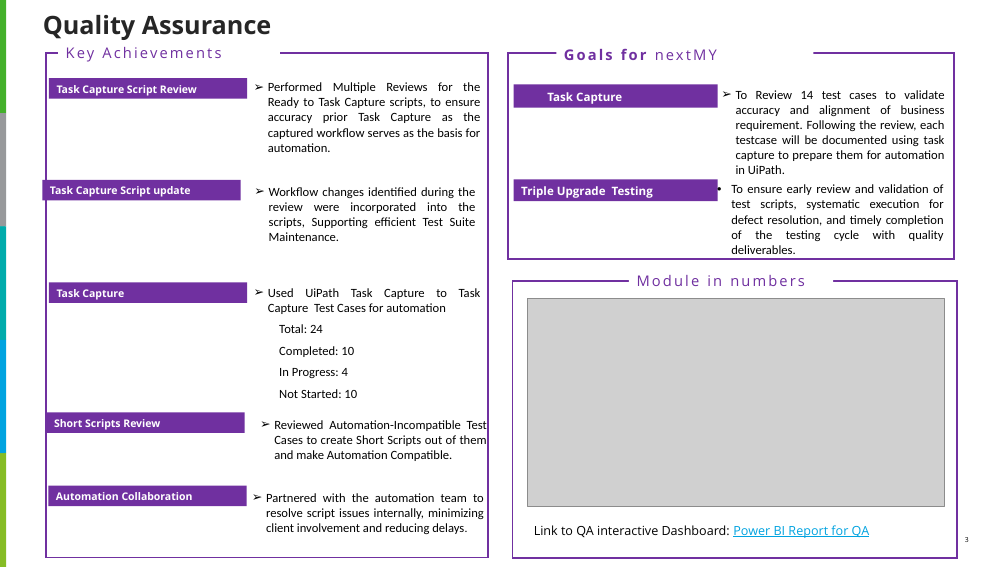
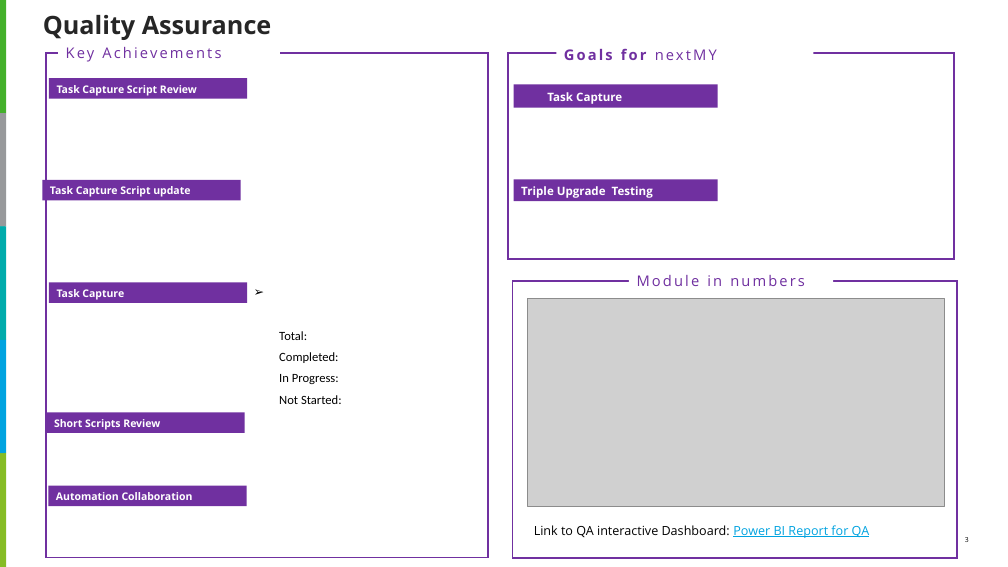
Before and after one commit to akshaya3206/Tracker-WeeklyDeck, a slide deck: slide 3 of Monthly_updates_CHRISTUS POD-2 Template.pptx. Drawn at 1008x567 pixels with LibreOffice and Linux fonts; fonts in the diff are those of the drawing; grey boxes stand for pictures. Boxes give left, top, right and bottom in pixels: in the first picture for what was removed or moved away, otherwise in the second. Text is boxed around its words. In the diff, an @@ line names an element or a change of style, - is before the commit and + after.

```diff
--- a/Monthly_updates_CHRISTUS POD-2 Template.pptx
+++ b/Monthly_updates_CHRISTUS POD-2 Template.pptx
@@ text removed at bbox=[268, 82, 481, 152] @@
-➢ Performed Multiple Reviews for the Ready to Task Capture scripts, to ensure accuracy prior Task Capture as the captured workflow serves as the basis for automation.
@@ text removed at bbox=[736, 90, 945, 174] @@
-➢ To Review 14 test cases to validate accuracy and alignment of business requirement. Following the review, each testcase will be documented using task capture to prepare them for automation in UiPath.
@@ text removed at bbox=[269, 187, 476, 241] @@
-➢ Workflow changes identified during the review were incorporated into the scripts, Supporting efficient Test Suite Maintenance.
@@ text removed at bbox=[731, 184, 944, 254] @@
-• To ensure early review and validation of test scripts, systematic execution for defect resolution, and timely completion of the testing cycle with quality deliverables.
@@ text at bbox=[279, 331, 342, 404]: text changed @@
-➢ Used UiPath Task Capture to Task Capture Test Cases for automation
-Total: 24
-Completed: 10
-In Progress: 4
-Not Started: 10
+Total:
+Completed:
+In Progress:
+Not Started:
@@ text removed at bbox=[274, 420, 487, 461] @@
-➢ Reviewed Automation-Incompatible Test Cases to create Short Scripts out of them and make Automation Compatible.
@@ text removed at bbox=[266, 493, 484, 534] @@
-➢ Partnered with the automation team to resolve script issues internally, minimizing client involvement and reducing delays.
```
Also in this commit, not shown: 2 other slides changed, 4 other files.
